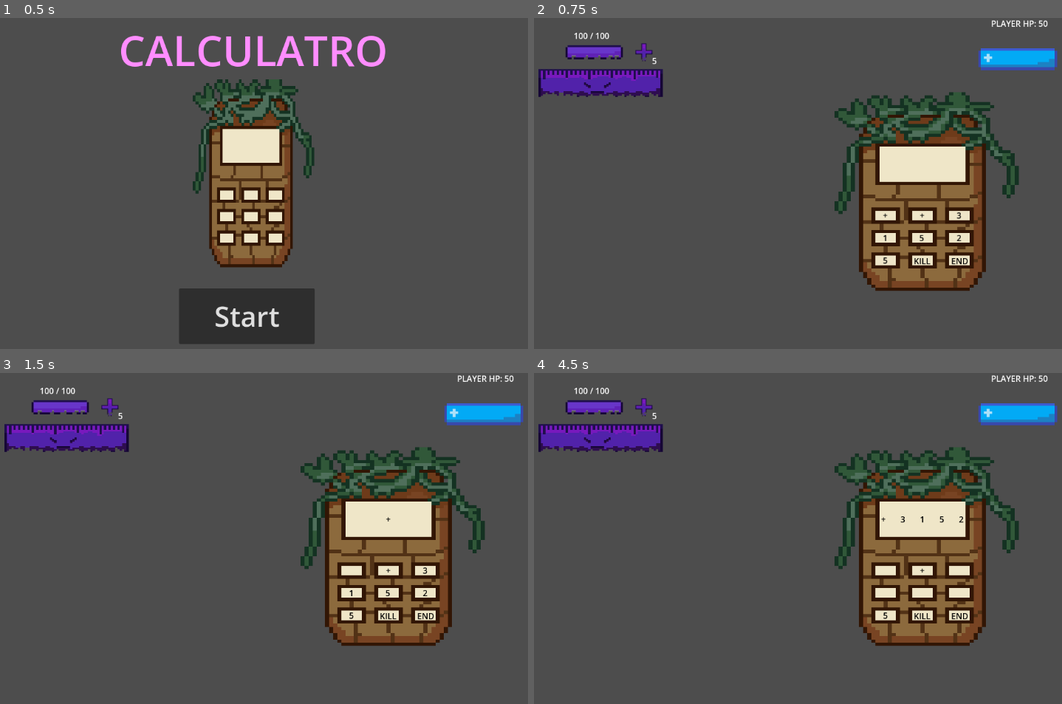
Above: before the commit, frames 1-4 (two rows, left to right).
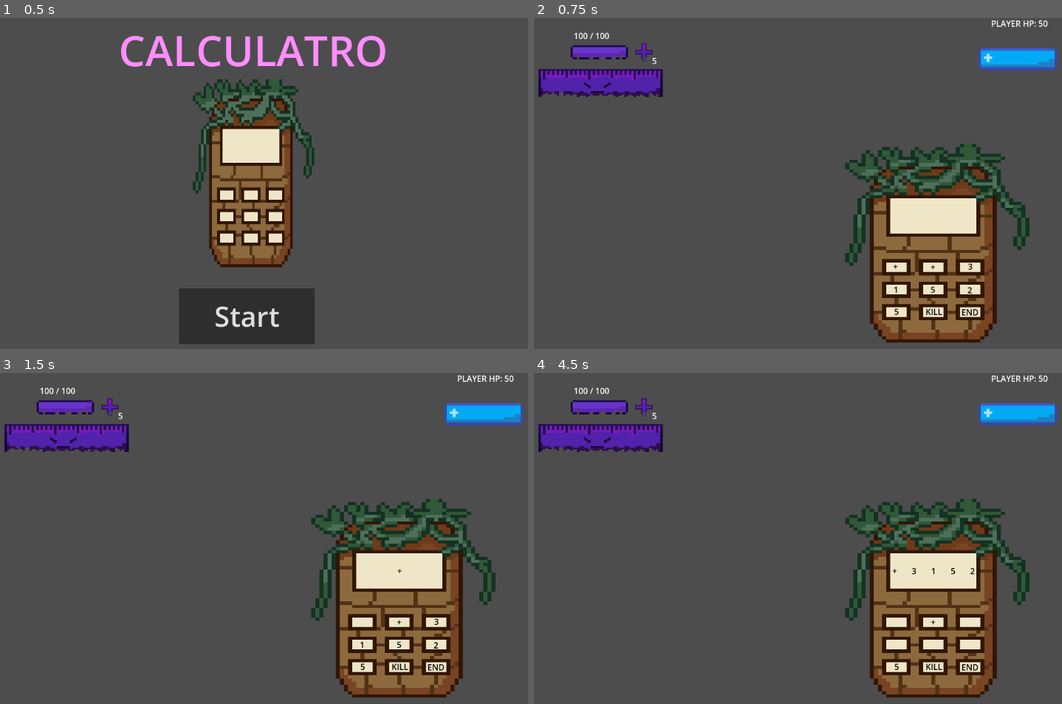
Above: after the commit, the same moments.

Repository: PalatronDead/Calculatro
Game: Godot game, scene res://scenes/main_menu.tscn
Two runs of this game, one before a commit and one after it. Both use one fixed random seed, a clock stepped at 60 frames per second and the inputs below.
Inputs:
- Up to frame 1 (0.5 s): no input
- Up to frame 2 (0.75 s): click "Start" at 0.5 s
- Up to frame 3 (1.5 s): click "+" at 1.25 s
- Up to frame 4 (4.5 s): click "3" at 2 s; click "1" at 2.75 s; click "5" at 3.5 s; click "2" at 4.25 s

Frame 1 is identical in both runs. In frame 2, 19% of the frame differs, in the area x 6-94%, y 8-98%; in frame 3, 19%; in frame 4, 19%.

Commit message:
Feat: Added the chaos orb so that they are visible in the game once you get a chaos level and fixed some bugs

Diff:
--- a/calculator_ui.gd
+++ b/calculator_ui.gd
@@ -9,6 +9,8 @@
 @export var player_hp_sprite: AnimatedSprite2D
 @export var camera: Camera2D
 @export var player_hp_particle: CPUParticles2D
+@export var chaos_orb_container:HBoxContainer
+@export var chaos_orb_scene: PackedScene
 
 signal equation_made
 signal turn_ended
@@ -19,6 +21,7 @@
 	execute_button.pressed.connect(_on_execute_pressed)
 	end_turn_button.pressed.connect(_on_end_turn_pressed)
 	RunManager.hp_changed.connect(_update_player_ui)
+	RunManager.chaos_level_changed.connect(_on_chaos_level_changed)
 
 func start_turn(full_deck: Array[ItemData]):
 	var new_hand: Array[ItemData] = []
@@ -113,6 +116,10 @@
 func add_to_deck(new_item: ItemData):
 	RunManager.deck_pool.append(new_item)
 
+func _on_chaos_level_changed():
+	var chaos_orb = chaos_orb_scene.instantiate()
+	chaos_orb_container.add_child(chaos_orb)
+
 func _get_first_empty_hand_slot() -> Control:
 	for slot in hand_slots.get_children():
 		if slot.get_child_count() == 0:
--- a/enemy/enemy.tscn
+++ b/enemy/enemy.tscn
@@ -65,29 +65,29 @@
 offset_bottom = 27.0
 
 [node name="GhostBar" type="TextureProgressBar" parent="." unique_id=181341821]
-offset_left = -127.0
-offset_top = -163.0
-offset_right = -63.0
-offset_bottom = -99.0
+offset_left = -45.0
+offset_top = -80.0
+offset_right = -17.0
+offset_bottom = -71.25
 scale = Vector2(4, 4)
 mouse_filter = 2
 step = 0.1
 fill_mode = 1
 texture_progress = ExtResource("9_o3pv7")
-metadata/_edit_lock_ = true
+texture_progress_offset = Vector2(1, 1)
 
 [node name="HealthBar" type="TextureProgressBar" parent="." unique_id=1781118411]
 texture_filter = 1
-offset_left = -127.0
-offset_top = -163.0
-offset_right = -63.0
-offset_bottom = -99.0
+offset_left = -45.0
+offset_top = -79.0
+offset_right = -17.0
+offset_bottom = -70.25
 scale = Vector2(4, 4)
 mouse_filter = 2
 step = 0.1
 fill_mode = 1
 texture_over = ExtResource("11_6yflr")
 texture_progress = ExtResource("10_xoplw")
-metadata/_edit_lock_ = true
+texture_progress_offset = Vector2(1, 1)
 
 [connection signal="pressed" from="TextureButton" to="." method="_on_enemy_pressed"]
--- a/resources/shop_loot_table_world1.tres
+++ b/resources/shop_loot_table_world1.tres
@@ -2,42 +2,44 @@
 
 [ext_resource type="Script" uid="uid://86j6suvjla4j" path="res://resources/shop_loot_table.gd" id="1_0gen8"]
 [ext_resource type="Script" uid="uid://b13qxc8qhps0y" path="res://resources/shop_loot_item.gd" id="2_nl8qg"]
-[ext_resource type="Resource" uid="uid://ya8taanfitqi" path="res://resources/Items/PassiveItems/minus_monster.tres" id="3_fuv7u"]
 [ext_resource type="Script" uid="uid://b147um7nfwhn2" path="res://resources/Items/PassiveItems/passive_item_data.gd" id="4_6m2c7"]
-[ext_resource type="Resource" uid="uid://r4j2cvq7r5wa" path="res://resources/Items/PassiveItems/manzana.tres" id="5_symnx"]
-[ext_resource type="Resource" uid="uid://b6vb6o3r32btr" path="res://resources/Items/PassiveItems/uva.tres" id="6_fejtd"]
+[ext_resource type="Resource" path="res://resources/Items/PassiveItems/manzana.tres" id="5_symnx"]
+[ext_resource type="Resource" path="res://resources/Items/PassiveItems/uva.tres" id="6_fejtd"]
 
-[sub_resource type="Resource" id="Resource_g3418"]
+[sub_resource type="Resource" id="Resource_tsh0b"]
+script = ExtResource("4_6m2c7")
+name = "Minus Monster"
+cost = 50
+description = "This item doubles the healing obtained when using the - operator"
+metadata/_custom_type_script = "uid://b147um7nfwhn2"
+
+[sub_resource type="Resource" id="Resource_6m2c7"]
 script = ExtResource("2_nl8qg")
-shop_item = ExtResource("3_fuv7u")
+shop_item = SubResource("Resource_tsh0b")
 weight = 75
-metadata/_custom_type_script = "uid://dixlnavopj3pt"
 
-[sub_resource type="Resource" id="Resource_abj7g"]
+[sub_resource type="Resource" id="Resource_symnx"]
 script = ExtResource("4_6m2c7")
+name = "Papaya"
 cost = 23
 description = "This item gives you +5 max hp "
 metadata/_custom_type_script = "uid://b147um7nfwhn2"
 
-[sub_resource type="Resource" id="Resource_pdixs"]
+[sub_resource type="Resource" id="Resource_fejtd"]
 script = ExtResource("2_nl8qg")
-shop_item = SubResource("Resource_abj7g")
+shop_item = SubResource("Resource_symnx")
 weight = 100
-metadata/_custom_type_script = "uid://dixlnavopj3pt"
 
 [sub_resource type="Resource" id="Resource_621rn"]
 script = ExtResource("2_nl8qg")
 shop_item = ExtResource("5_symnx")
 weight = 75
-metadata/_custom_type_script = "uid://dixlnavopj3pt"
 
 [sub_resource type="Resource" id="Resource_udgcd"]
 script = ExtResource("2_nl8qg")
 shop_item = ExtResource("6_fejtd")
 weight = 50
-metadata/_custom_type_script = "uid://dixlnavopj3pt"
 
 [resource]
 script = ExtResource("1_0gen8")
-shop_loot_items = Array[ExtResource("2_nl8qg")]([SubResource("Resource_g3418"), SubResource("Resource_pdixs"), SubResource("Resource_621rn"), SubResource("Resource_udgcd")])
-metadata/_custom_type_script = "uid://xhcqv3kfxs05"
+shop_loot_items = Array[ExtResource("2_nl8qg")]([SubResource("Resource_6m2c7"), SubResource("Resource_fejtd"), SubResource("Resource_621rn"), SubResource("Resource_udgcd")])
--- a/run_manager.gd
+++ b/run_manager.gd
@@ -12,6 +12,7 @@
 signal deck_changed
 signal currency_changed
 signal item_added(passiveItem: PassiveItemData)
+signal chaos_level_changed
 
 func _ready():
 	start_new_run()
@@ -79,6 +80,7 @@
 
 func _on_chaos_level_changed(level):
 		chaos_level = level
+		chaos_level_changed.emit()
 		if chaos_level == 3:
 			print("Chaos level reached 3, suffer the CONSEQUENCES")
 			current_hp = current_hp / 2
--- a/scenes/BattleScene.tscn
+++ b/scenes/BattleScene.tscn
@@ -12,9 +12,10 @@
 [ext_resource type="Script" uid="uid://d1yndd3ssp56y" path="res://run_manager.gd" id="6_0yex5"]
 [ext_resource type="Resource" uid="uid://c8lc35llp5gwt" path="res://enemy/encounter/encounterResources/hard_encounter.tres" id="6_l1ooa"]
 [ext_resource type="Texture2D" uid="uid://71kl3065306o" path="res://sprites/Hp_Calculatro_Player.png" id="9_7acxt"]
+[ext_resource type="PackedScene" uid="uid://dc6266tuk85go" path="res://scenes/ui/chaos_orb.tscn" id="9_lyay3"]
 [ext_resource type="Texture2D" uid="uid://gomiy5630eag" path="res://sprites/hp_calculatro_particles_player.png" id="10_l1ooa"]
 [ext_resource type="Script" uid="uid://bh8ut2fu0ea33" path="res://scenes/camera.gd" id="12_irk3j"]
-[ext_resource type="PackedScene" path="res://scenes/shop_screen.tscn" id="13_vtyuj"]
+[ext_resource type="PackedScene" uid="uid://eiaqk54oj564" path="res://scenes/shop_screen.tscn" id="13_vtyuj"]
 
 [sub_resource type="StyleBoxEmpty" id="StyleBoxEmpty_0yex5"]
 
@@ -83,7 +84,7 @@
 
 [node name="UiLayer" type="CanvasLayer" parent="." unique_id=905362623]
 
-[node name="CalculatorUI" type="Control" parent="UiLayer" unique_id=160826576 node_paths=PackedStringArray("hand_slots", "equation_container", "execute_button", "calculator_logic", "end_turn_button", "player_hp_label", "player_hp_sprite", "camera", "player_hp_particle")]
+[node name="CalculatorUI" type="Control" parent="UiLayer" unique_id=160826576 node_paths=PackedStringArray("hand_slots", "equation_container", "execute_button", "calculator_logic", "end_turn_button", "player_hp_label", "player_hp_sprite", "camera", "player_hp_particle", "chaos_orb_container")]
 layout_mode = 3
 anchors_preset = 0
 offset_left = 580.0
@@ -101,10 +102,12 @@
 player_hp_sprite = NodePath("../PlayerHPSprite")
 camera = NodePath("../../Camera2D")
 player_hp_particle = NodePath("../PlayerHPParticle")
+chaos_orb_container = NodePath("ChaosOrbContainer")
+chaos_orb_scene = ExtResource("9_lyay3")
 
 [node name="CalculatorBackground" type="Sprite2D" parent="UiLayer/CalculatorUI" unique_id=1216589211]
 texture_filter = 1
-position = Vector2(246, 126)
+position = Vector2(267, 227)
 scale = Vector2(8.015625, 6.2656245)
 texture = ExtResource("3_ftvu5")
 
@@ -116,65 +119,65 @@
 offset_left = 7.0
 offset_top = 7.0
 offset_right = 7.0
-offset_bottom = 7.0
+offset_bottom = 41.0
 grow_horizontal = 2
 grow_vertical = 2
 
 [node name="Slot1" type="Control" parent="UiLayer/CalculatorUI/HandSlots" unique_id=1150965491]
 anchors_preset = 0
-offset_left = 135.0
-offset_top = 150.0
-offset_right = 191.0
-offset_bottom = 181.0
+offset_left = 155.0
+offset_top = 250.0
+offset_right = 211.0
+offset_bottom = 281.0
 
 [node name="Slot2" type="Control" parent="UiLayer/CalculatorUI/HandSlots" unique_id=1287382148]
 anchors_preset = 0
-offset_left = 207.0
-offset_top = 150.0
-offset_right = 263.0
-offset_bottom = 181.0
+offset_left = 228.0
+offset_top = 251.0
+offset_right = 284.0
+offset_bottom = 282.0
 
 [node name="Slot3" type="Control" parent="UiLayer/CalculatorUI/HandSlots" unique_id=1040406780]
 anchors_preset = 0
-offset_left = 279.0
-offset_top = 150.0
-offset_right = 335.0
-offset_bottom = 181.0
+offset_left = 301.0
+offset_top = 250.0
+offset_right = 357.0
+offset_bottom = 281.0
 
 [node name="Slot4" type="Control" parent="UiLayer/CalculatorUI/HandSlots" unique_id=155266393]
 anchors_preset = 0
-offset_left = 135.0
-offset_top = 194.0
-offset_right = 191.0
-offset_bottom = 225.0
+offset_left = 156.0
+offset_top = 295.0
+offset_right = 212.0
+offset_bottom = 326.0
 
 [node name="Slot5" type="Control" parent="UiLayer/CalculatorUI/HandSlots" unique_id=253535407]
 anchors_preset = 0
-offset_left = 206.0
-offset_top = 194.0
-offset_right = 263.0
-offset_bottom = 226.0
+offset_left = 228.0
+offset_top = 295.0
+offset_right = 285.0
+offset_bottom = 327.0
 
 [node name="Slot6" type="Control" parent="UiLayer/CalculatorUI/HandSlots" unique_id=1574200362]
 anchors_preset = 0
-offset_left = 279.0
-offset_top = 194.0
-offset_right = 336.0
-offset_bottom = 225.0
+offset_left = 300.0
+offset_top = 296.0
+offset_right = 357.0
+offset_bottom = 327.0
 
 [node name="Slot7" type="Control" parent="UiLayer/CalculatorUI/HandSlots" unique_id=512525270]
 anchors_preset = 0
-offset_left = 135.0
-offset_top = 238.0
-offset_right = 191.0
-offset_bottom = 269.0
+offset_left = 157.0
+offset_top = 338.0
+offset_right = 213.0
+offset_bottom = 369.0
 
 [node name="EndTurnButton" type="Button" parent="UiLayer/CalculatorUI" unique_id=1954167211]
 layout_mode = 0
-offset_left = 287.0
-offset_top = 246.0
-offset_right = 343.0
-offset_bottom = 277.0
+offset_left = 307.0
+offset_top = 346.0
+offset_right = 363.0
+offset_bottom = 377.0
 theme_override_colors/font_color = Color(0, 0, 0, 1)
 theme_override_font_sizes/font_size = 16
 theme_override_styles/normal = SubResource("StyleBoxEmpty_0yex5")
@@ -183,10 +186,10 @@
 
 [node name="ExecuteButton" type="Button" parent="UiLayer/CalculatorUI" unique_id=57878307]
 layout_mode = 0
-offset_left = 214.0
-offset_top = 246.0
-offset_right = 269.0
-offset_bottom = 277.0
+offset_left = 237.0
+offset_top = 345.0
+offset_right = 292.0
+offset_bottom = 376.0
 theme_override_colors/font_color = Color(0, 0, 0, 1)
 theme_override_font_sizes/font_size = 16
 theme_override_styles/normal = SubResource("StyleBoxEmpty_bsu3s")
@@ -196,15 +199,23 @@
 custom_minimum_size = Vector2(56, 31)
 layout_mode = 1
 anchors_preset = -1
-anchor_left = 0.76000005
-anchor_top = 0.049000002
-anchor_right = 0.76000005
-anchor_bottom = 0.049000002
-offset_left = -227.96002
-offset_top = 12.841
-offset_right = -41.960022
-offset_bottom = 94.84099
+anchor_left = 0.532
+anchor_top = 0.44500002
+anchor_right = 0.532
+anchor_bottom = 0.44500002
+offset_left = -92.87201
+offset_top = -40.99501
+offset_right = 93.12799
+offset_bottom = 41.004974
 alignment = 1
+
+[node name="ChaosOrbContainer" type="HBoxContainer" parent="UiLayer/CalculatorUI" unique_id=663944627]
+layout_mode = 0
+offset_left = 119.0
+offset_top = -27.0
+offset_right = 398.0
+offset_bottom = 28.0
+theme_override_constants/separation = 8
 
 [node name="PlayerHPLabel" type="Label" parent="UiLayer" unique_id=1740969633]
 anchors_preset = -1
@@ -254,6 +265,7 @@
 visible = false
 
 [node name="ShopScreen" parent="Popups" unique_id=686466695 instance=ExtResource("13_vtyuj")]
+visible = false
 
 [node name="Camera2D" type="Camera2D" parent="." unique_id=536448274]
 position = Vector2(574, 324)
--- /dev/null
+++ b/scenes/ui/chaos_orb.tscn
@@ -0,0 +1,11 @@
+[gd_scene format=3 uid="uid://dc6266tuk85go"]
+
+[ext_resource type="Texture2D" uid="uid://duuw8orc06vpe" path="res://sprites/Chaos_empty_orb.png" id="1_glciv"]
+
+[node name="Control" type="TextureRect" unique_id=816983425]
+texture_filter = 1
+custom_minimum_size = Vector2(48, 48)
+offset_right = 32.0
+offset_bottom = 32.0
+texture = ExtResource("1_glciv")
+stretch_mode = 5
--- a/scenes/ui/reward_screen.gd
+++ b/scenes/ui/reward_screen.gd
@@ -51,6 +51,7 @@
 	reward_container.show()
 	reroll_button.show()
 	title_label.show()
+	reroll_label.show()
 	show()
 
 func _on_button_clicked( item: ItemData, reward_button: ItemDisplay):
Binary file added: sprites/Chaos_empty_orb.png
Not shown, added: sprites/Chaos_empty_orb.png.import
Binary file changed: sprites/Hp_Calculatro_Enemy_Border.png
Binary file changed: sprites/Hp_Calculatro_Enemy_GhostBar.png
Binary file changed: sprites/Hp_Calculatro_Enemy_HpBar.png
